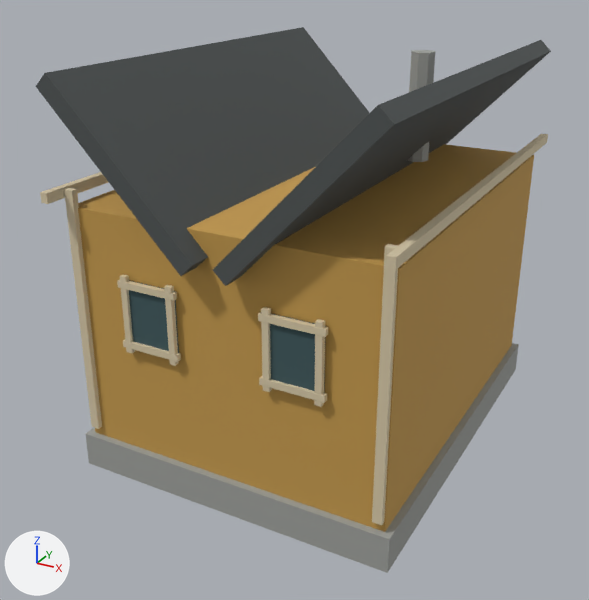
What one commit did to the glTF model assets/runtime/models/norway/norway-house-ochre-cream_lod0.glb.
Rendered twice from a camera (50 mm lens) standing at (9.03, -18.14, 12.38) and looking at (-0.57, -0.68, 3.66). The lights are fixed; the arrows at lower left show +X, +Y and +Z. The first picture is the older version. Vertices at exactly the same position are counted once.

In view in the first picture: 'RF_House_Chimney', 'RF_House_Corner', 'RF_House_Corner.001', 'RF_House_Fascia', 'RF_House_Fascia.001', 'RF_House_Foundation', 'RF_House_RoofA', 'RF_House_RoofB', 'RF_House_Walls', 'RF_House_WindowRecess', 'RF_House_WindowRecess.001', 'RF_House_WindowTrim.005' and 7 more.
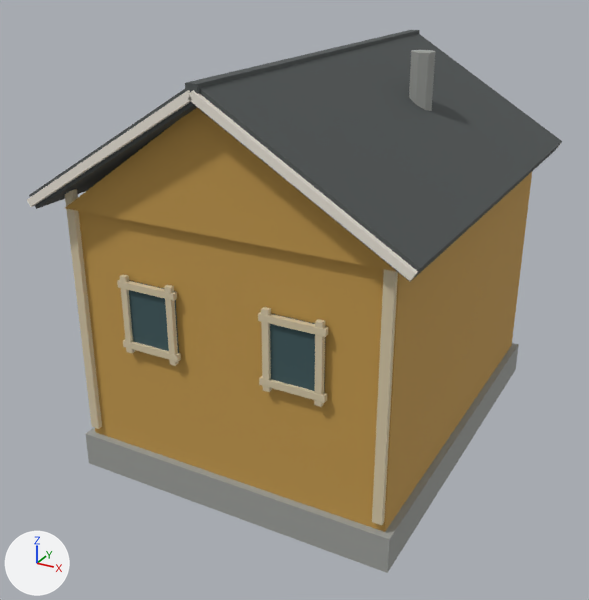
Not visible in the pictures: 'RF_House_VergeRightRear'.

Edits to the bpy script that builds the scene:
```text
Change me_cube_075:
    remove me_cube_075.from_pydata(...)  # 8 vertices, 12 faces; spans x -1.87..1.87, y -5.57..5.57, z -1.93..1.93
    add me_cube_075.from_pydata(...)  # 8 vertices, 12 faces; spans x -2.35..2.35, y -5.58..5.58, z -1.51..1.51
    me_cube_075 part 1
    me_cube_075.vertices[0].co: (-1.87, -5.57, 1.64) -> (-2.17, -5.58, -1.51)  # pixel (35, 86) -> pixel (36, 208)
    me_cube_075.vertices[1].co: (-1.57, -5.57, 1.93) -> (-2.35, -5.58, -1.22)  # pixel (44, 73) -> pixel (28, 195)
    me_cube_075.vertices[2].co: (-1.87, 5.57, 1.64) -> (-2.17, 5.58, -1.51)
    me_cube_075.vertices[3].co: (-1.57, 5.57, 1.93) -> (-2.35, 5.58, -1.22)  # pixel (303, 27) -> not seen
    me_cube_075.vertices[4].co: (1.57, -5.57, -1.93) -> (2.35, -5.58, 1.22)  # pixel (180, 276) -> not seen
    me_cube_075.vertices[5].co: (1.87, -5.57, -1.64) -> (2.17, -5.58, 1.51)  # pixel (192, 265) -> not seen
    me_cube_075.vertices[6].co: (1.57, 5.57, -1.93) -> (2.35, 5.58, 1.22)
    me_cube_075.vertices[7].co: (1.87, 5.57, -1.64) -> (2.17, 5.58, 1.51)
Change me_cube_076:
    remove me_cube_076.from_pydata(...)  # 8 vertices, 12 faces; spans x -1.87..1.87, y -5.57..5.57, z -1.93..1.93
    add me_cube_076.from_pydata(...)  # 8 vertices, 12 faces; spans x -2.35..2.35, y -5.58..5.58, z -1.51..1.51
    me_cube_076 part 2
    me_cube_076.vertices[0].co: (-1.57, -5.57, -1.93) -> (-2.35, -5.58, 1.22)  # pixel (225, 286) -> pixel (190, 101)
    me_cube_076.vertices[1].co: (-1.87, -5.57, -1.64) -> (-2.17, -5.58, 1.51)  # pixel (212, 269) -> not seen
    me_cube_076.vertices[2].co: (-1.57, 5.57, -1.93) -> (-2.35, 5.58, 1.22)
    me_cube_076.vertices[3].co: (-1.87, 5.57, -1.64) -> (-2.17, 5.58, 1.51)  # not seen -> pixel (417, 32)
    me_cube_076.vertices[4].co: (1.87, -5.57, 1.64) -> (2.17, -5.58, -1.51)  # pixel (394, 124) -> pixel (410, 282)
    me_cube_076.vertices[5].co: (1.57, -5.57, 1.93) -> (2.35, -5.58, -1.22)  # pixel (378, 104) -> pixel (420, 268)
    me_cube_076.vertices[6].co: (1.87, 5.57, 1.64) -> (2.17, 5.58, -1.51)  # pixel (551, 51) -> pixel (554, 150)
    me_cube_076.vertices[7].co: (1.57, 5.57, 1.93) -> (2.35, 5.58, -1.22)  # pixel (541, 39) -> pixel (562, 141)
Add me_cube_104:
    me_cube_104.from_pydata([(-2.31, -0.08, 1.29), (-2.21, -0.08, 1.44), (-2.31, 0.08, 1.29), (-2.21, 0.08, 1.44), (2.21, -0.08, -1.44), (2.31, -0.08, -1.29), (2.21, 0.08, -1.44), (2.31, 0.08, -1.29)], [], [(0, 1, 3), (0, 3, 2), (2, 3, 7), (2, 7, 6), (6, 7, 5), (6, 5, 4), (4, 5, 1), (4, 1, 0), (2, 6, 4), (2, 4, 0), (7, 3, 1), (7, 1, 5)])
    me_cube_104.materials.append(mat_rf_warm_white)  # white #efe8dd
Add me_cube_101:
    me_cube_101.from_pydata([(-2.21, -0.08, -1.44), (-2.31, -0.08, -1.29), (-2.21, 0.08, -1.44), (-2.31, 0.08, -1.29), (2.31, -0.08, 1.29), (2.21, -0.08, 1.44), (2.31, 0.08, 1.29), (2.21, 0.08, 1.44)], [], [(0, 1, 3), (0, 3, 2), (2, 3, 7), (2, 7, 6), (6, 7, 5), (6, 5, 4), (4, 5, 1), (4, 1, 0), (2, 6, 4), (2, 4, 0), (7, 3, 1), (7, 1, 5)])
    me_cube_101.materials.append(mat_rf_warm_white)  # white #efe8dd
Change ob_rf_house_roofa:
    ob_rf_house_roofa.location: (-2.12, 0.0, 8.0) -> (-2.26, 0.0, 8.44)
Change ob_rf_house_roofb:
    ob_rf_house_roofb.location: (2.12, 0.0, 8.0) -> (2.26, 0.0, 8.44)
Remove ob_rf_house_fascia:
    ob_rf_house_fascia = bpy.data.objects.new('RF_House_Fascia', me_cube_079)
Remove ob_rf_house_fascia_001:
    ob_rf_house_fascia_001 = bpy.data.objects.new('RF_House_Fascia.001', me_cube_080)
Add ob_rf_house_ridgecap:
    ob_rf_house_ridgecap = bpy.data.objects.new('RF_House_RidgeCap', me_cube_105)  # a box spanning x -0.14..0.14, y -5.64..5.64, z -0.12..0.12; in mat_rf_roof_slate (dark grey #4d5252)
    ob_rf_house_ridgecap.location = (0.0, 0.0, 9.89)
Add ob_rf_house_vergerightrear:
    ob_rf_house_vergerightrear = bpy.data.objects.new('RF_House_VergeRightRear', me_cube_104)
    ob_rf_house_vergerightrear.location = (2.26, 5.62, 8.44)
Add ob_rf_house_vergerightfront:
    ob_rf_house_vergerightfront = bpy.data.objects.new('RF_House_VergeRightFront', me_cube_104.copy())
    ob_rf_house_vergerightfront.location = (2.26, -5.62, 8.44)
Add ob_rf_house_vergeleftfront:
    ob_rf_house_vergeleftfront = bpy.data.objects.new('RF_House_VergeLeftFront', me_cube_101)
    ob_rf_house_vergeleftfront.location = (-2.26, -5.62, 8.44)
Add ob_rf_house_gables:
    ob_rf_house_gables = bpy.data.objects.new('RF_House_Gables', me_rf_house_gables_mesh_006)  # 12 vertices, 16 faces; spans x -4.0..4.0, y -5.16..5.16, z 6.9..9.67; in mat_rf_wall_ochre_cream (orange #c49a4c)
    ob_rf_house_gables.location = (0.0, 0.0, 0.0)
```

Location of each change, [x1, y1, x2, y2] in pixels of the pictures (589 x 600 px):
'RF_House_RoofB', reshaped, moved (9% wider)
    before: [213, 40, 551, 286]
    after: [195, 34, 562, 282]
'RF_House_RoofA', reshaped, moved
    before: [36, 27, 369, 276]
    after: [29, 89, 197, 209]
'RF_House_Gables', added (orange)
    after: [65, 108, 396, 272]
'RF_House_VergeRightFront', added
    after: [188, 90, 418, 281]
'RF_House_Fascia.001', deleted
    before: [385, 134, 548, 270]
'RF_House_VergeLeftFront', added
    after: [27, 90, 192, 207]
'RF_House_RidgeCap', added
    after: [185, 30, 420, 94]
'RF_House_Fascia', deleted (beige)
    before: [40, 172, 108, 204]
